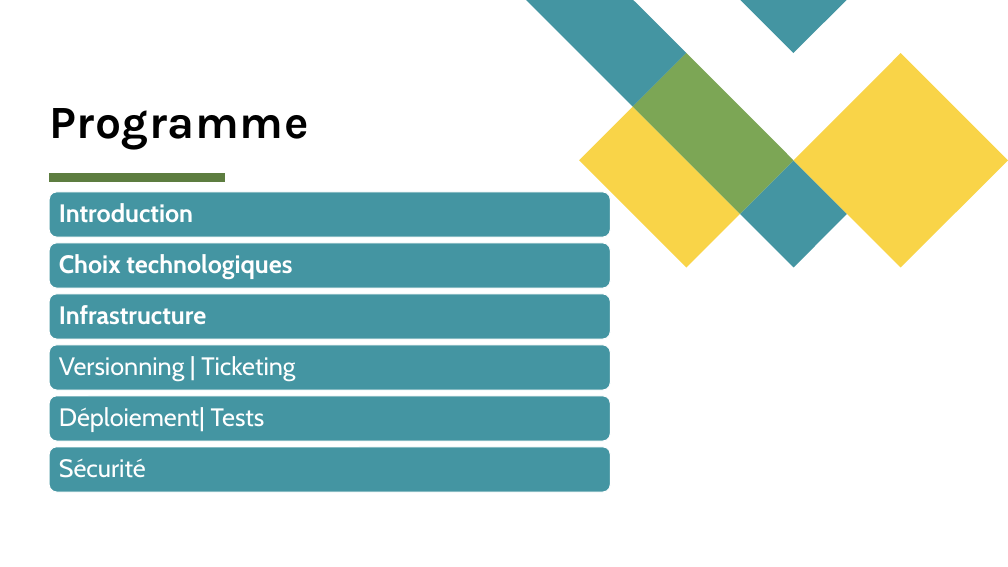
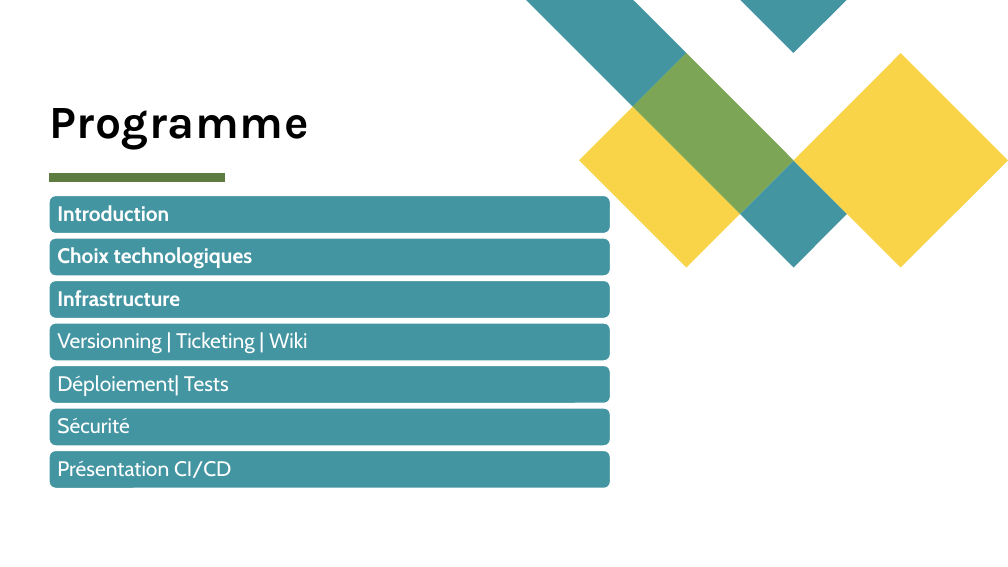
Before and after one commit to RMurier/CESI-BAC-3-CUBE-2-PERSO, a slide deck: slide 2 of documents/CESIZen.pptx. Drawn at 1008x567 pixels with LibreOffice and Linux fonts; fonts in the diff are those of the drawing. Boxes give left, top, right and bottom in pixels: in the first picture for what was removed or moved away, otherwise in the second. Text is boxed around its words. In the diff, an @@ line names an element or a change of style, - is before the commit and + after.

```diff
--- a/documents/CESIZen.pptx
+++ b/documents/CESIZen.pptx
@@ rounded rectangle: place and size @@
-rounded rectangle at (49,192,610,237)
+rounded rectangle at (49,196,610,234)
@@ rounded rectangle: place and size @@
-rounded rectangle at (49,243,610,288)
+rounded rectangle at (49,238,610,276)
@@ rounded rectangle: place and size @@
-rounded rectangle at (49,294,610,340)
+rounded rectangle at (49,281,610,318)
@@ text "Infrastructure": place and size @@
-text "Infrastructure" at (59,305,206,325)
+text "Infrastructure" at (57,290,180,306)
@@ rounded rectangle added at (49,323,610,361), fill #4495A2, outline #FFFFFF 1 pt @@
@@ text at (57,332,308,353): text changed; size 24 to 20 pt @@
-Versionning | Ticketing
+Versionning | Ticketing | Wiki
@@ rounded rectangle: place and size @@
-rounded rectangle at (49,345,610,390)
+rounded rectangle at (49,366,610,404)
@@ text "Déploiement| Tests": place and size @@
-text "Déploiement| Tests" at (59,407,265,432)
+text "Déploiement| Tests" at (57,375,229,396)
@@ rounded rectangle: place and size @@
-rounded rectangle at (49,396,610,442)
+rounded rectangle at (49,408,610,446)
@@ size 24 to 20 pt; less space between paragraphs in 5 elements at (57,205,169,221), (57,247,253,268), (57,290,180,306), (57,375,229,396), (57,418,130,434) @@
@@ text "Sécurité": place and size @@
-text "Sécurité" at (59,459,146,478)
+text "Sécurité" at (57,418,130,434)
@@ rounded rectangle: place and size @@
-rounded rectangle at (49,447,610,492)
+rounded rectangle at (49,451,610,488)
@@ text added at (57,461,231,478), 20 pt, text #FFFFFF @@
+Présentation CI/CD
```
Also in this commit, not shown: 4 other slides changed, 2 slides added, 4 other files.
